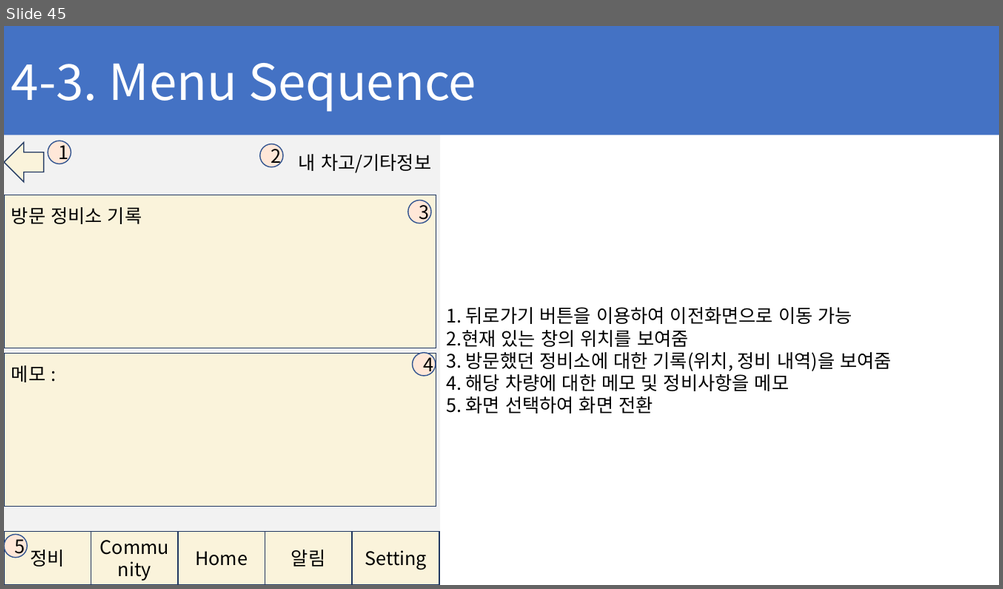
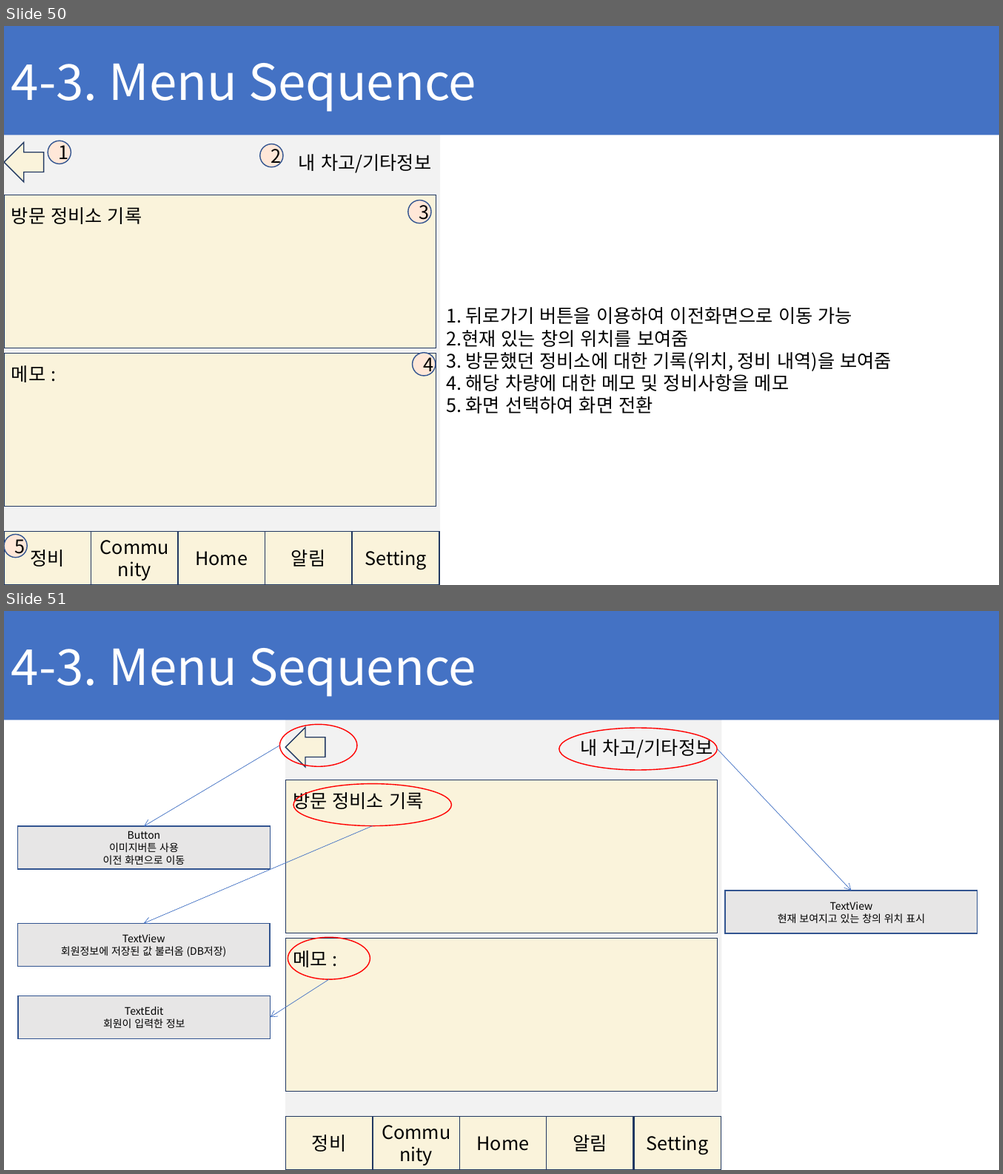
Before and after one commit to ChaeSung-Lee/DJ_InternShip, a slide deck: 2021_Summer/jp.hong/Project_BnC_jph.pptx. Shown one above the other, each under a label of ours: slide 45 before the commit, slides 50 and 51 after it. The pictures are 1003x589 and 1003x1174 pixels, drawn with LibreOffice and Linux fonts; fonts in the diff are those of the drawing. Boxes give left, top, right and bottom in pixels: in the first picture for what was removed or moved away, otherwise in the second. Text is boxed around its words. In the diff, an @@ line names an element or a change of style, - is before the commit and + after.

Commit message:
edit menu_sequence

```diff
--- a/2021_Summer/jp.hong/Project_BnC_jph.pptx
+++ b/2021_Summer/jp.hong/Project_BnC_jph.pptx
@@ slide 51 added at box(4, 611, 999, 1170), background #FFFFFF @@
@@ rectangle added at box(4, 611, 999, 720), fill #4472C4, 48 pt, text #FFFFFF @@
+4-3. Menu Sequence
@@ ellipse added at box(279, 724, 357, 767), outline #FF0000 1 pt @@
@@ left arrow added at box(285, 727, 325, 767), fill #FAF3DB, outline #223961 1 pt @@
@@ ellipse added at box(559, 728, 717, 771), outline #FF0000 1 pt @@
@@ text added at box(580, 736, 713, 760), 18 pt, text #000000 @@
+내 차고/기타정보
@@ arrow added from (279, 745) to (144, 826), #4472C4 0.5 pt @@
@@ arrow added from (717, 749) to (851, 891), #4472C4 0.5 pt @@
@@ group added at box(285, 719, 721, 1170): 7 rectangles @@
+정비
+Community
+Home
+알림
+Setting
+방문 정비소 기록
@@ ellipse added at box(293, 784, 452, 826), outline #FF0000 1 pt @@
@@ rectangle added at box(18, 826, 270, 870), fill #E7E6E6, outline #325491 1 pt, 10 pt, text #000000 @@
+Button
+이미지버튼 사용
+이전 화면으로 이동
@@ arrow added from (373, 826) to (144, 923), #4472C4 0.5 pt @@
@@ rectangle added at box(725, 891, 977, 934), fill #E7E6E6, outline #325491 1 pt, 10 pt, text #000000 @@
+TextView
+현재 보여지고 있는 창의 위치 표시
@@ rectangle added at box(17, 923, 270, 967), fill #E7E6E6, outline #325491 1 pt, 10 pt, text #000000 @@
+TextView
+회원정보에 저장된 값 불러옴 (DB저장)
@@ rectangle added at box(285, 939, 717, 1092), fill #FAF3DB, outline #223961 1 pt, 18 pt, text #000000 @@
+메모 :
@@ ellipse added at box(287, 938, 370, 980), outline #FF0000 1 pt @@
@@ arrow added from (329, 980) to (270, 1017), #4472C4 0.5 pt @@
@@ rectangle added at box(18, 996, 270, 1039), fill #E7E6E6, outline #325491 1 pt, 10 pt, text #000000 @@
+TextEdit
+회원이 입력한 정보
@@ what was slide 45 is now slide 50 @@
```
Also in this commit, not shown: 2 slides changed, 6 other slides added.
